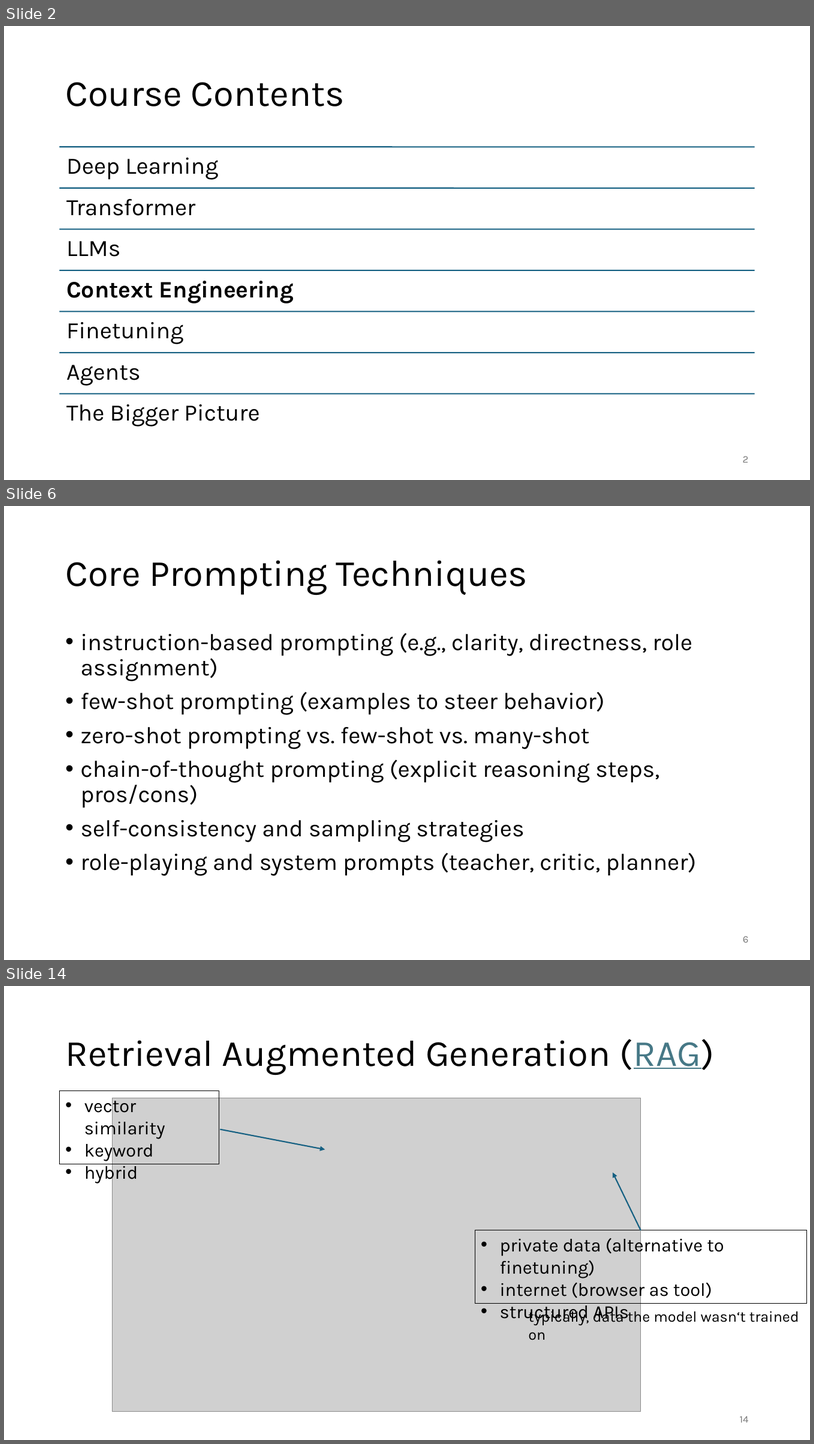
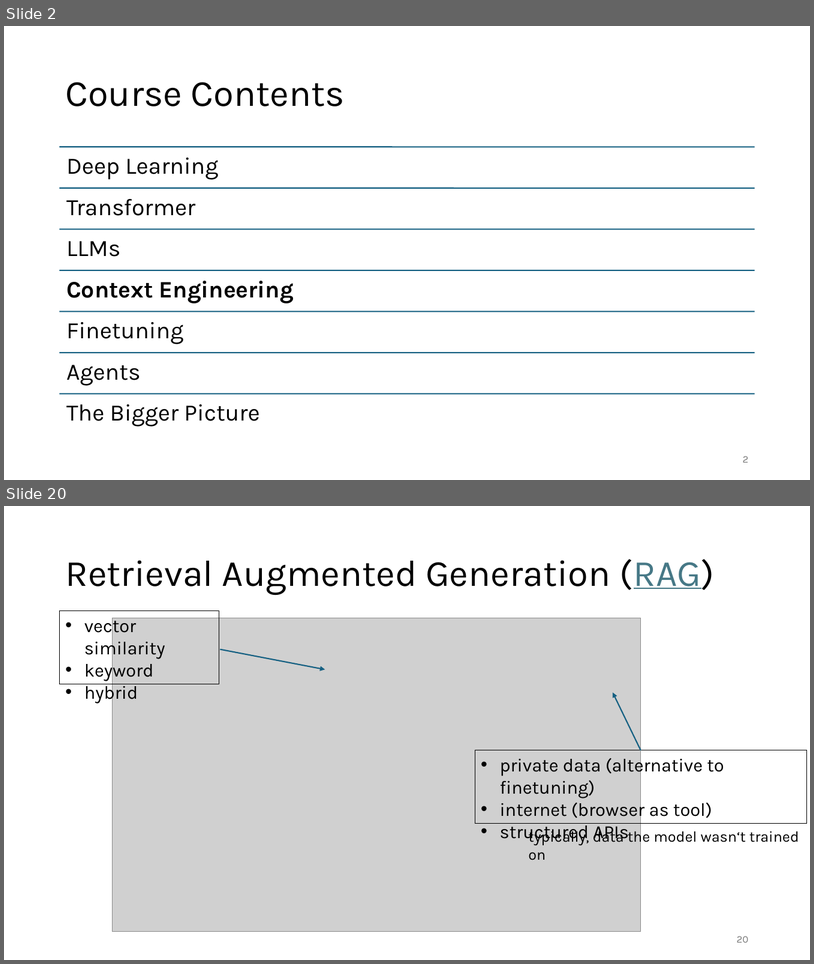
Before and after one commit to FelixWick/language_models, a slide deck: slides/4_context_engineering.pptx. Shown one above the other, each under a label of ours: slides 2, 6 and 14 before the commit, slides 2 and 20 after it; the slides between them are not shown. The pictures are 814x1444 and 814x964 pixels, drawn with LibreOffice and Linux fonts; fonts in the diff are those of the drawing; grey boxes stand for pictures. Boxes give left, top, right and bottom in pixels: in the first picture for what was removed or moved away, otherwise in the second. Text is boxed around its words. In the diff, an @@ line names an element or a change of style, - is before the commit and + after.

Commit message:
more details on prompt engineering

```diff
--- a/slides/4_context_engineering.pptx
+++ b/slides/4_context_engineering.pptx
@@ slide 6 removed at [4, 506, 810, 960], background #FFFFFF @@
@@ title removed at [65, 560, 528, 595] @@
-Core Prompting Techniques
@@ text removed at [81, 633, 697, 876] @@
-• instruction-based prompting (e.g., clarity, directness, role assignment)
-• few-shot prompting (examples to steer behavior)
-• zero-shot prompting vs. few-shot vs. many-shot
-• chain-of-thought prompting (explicit reasoning steps, pros/cons)
-• self-consistency and sampling strategies
-• role-playing and system prompts (teacher, critic, planner)
@@ page number removed at [743, 936, 749, 942] @@
-6
@@ what was slide 14 is now slide 20 @@
@@ page number at [737, 936, 749, 942]: text changed @@
-14
+20
```
Also in this commit, not shown: 6 slides changed, 11 slides added, 5 other slides removed, 1 other file.
